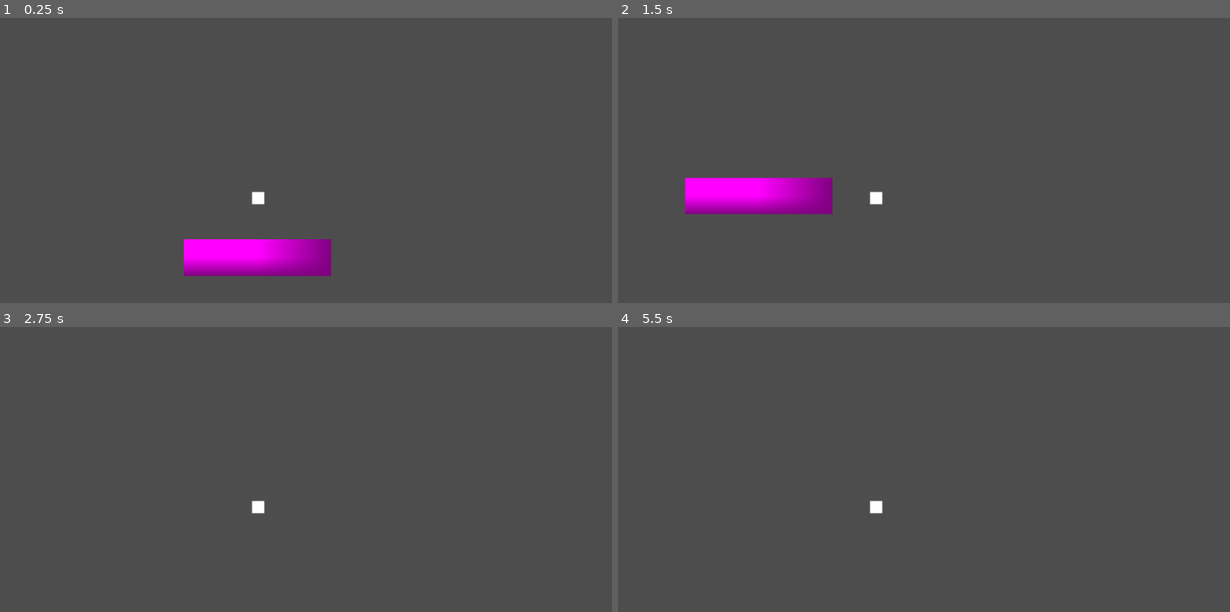
Above: before the commit, frames 1-4 (two rows, left to right).
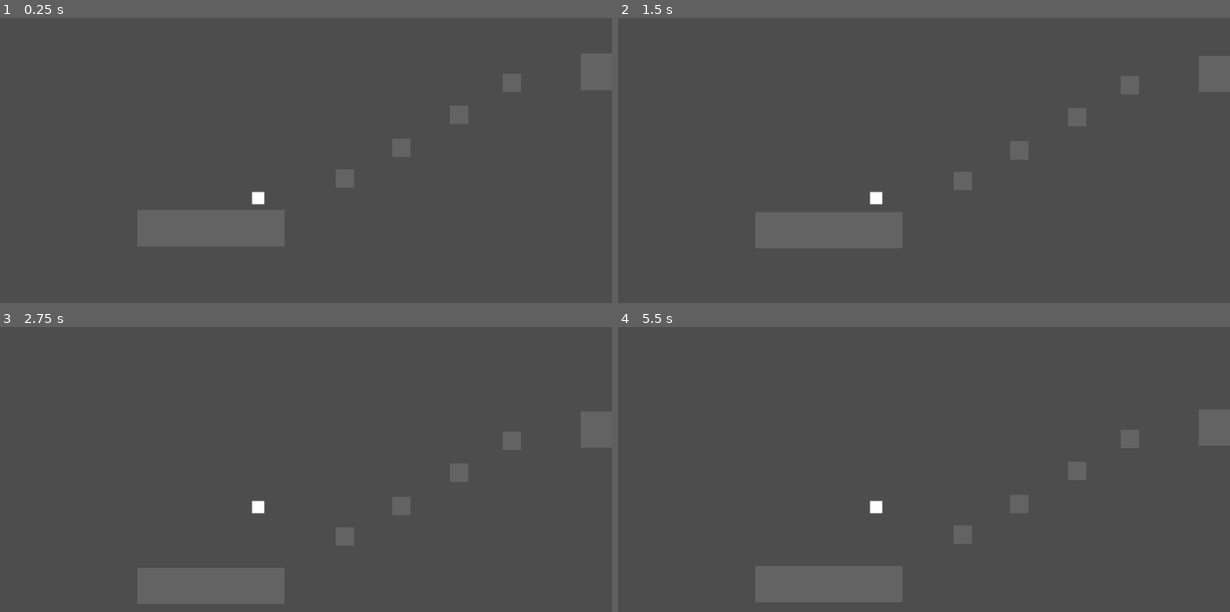
Above: after the commit, the same moments.

Repository: 1Am0/Shiba-Project
Game: Godot game, scene res://MainScene.tscn
Two runs of this game, one before a commit and one after it. Both use one fixed random seed, a clock stepped at 60 frames per second and the inputs below.
Inputs:
- Up to frame 1 (0.25 s): no input
- Up to frame 2 (1.5 s): tap Enter at 0.5 s; hold Space 0.53-1.28 s; hold Right (ui_right) from 0.53 s (still down); tap Space at 1.35 s
- Up to frame 3 (2.75 s): tap Space at 1.52, 1.82 s; release Right (ui_right) at 2.03 s; hold Left (ui_left) from 2.03 s (still down); hold Space from 2.03 s (still down)
- Up to frame 4 (5.5 s): release Left (ui_left) at 2.78 s; release Space at 2.78 s; hold Right (ui_right) 2.78-4.28 s; tap Space at 2.85, 3.02, 3.32, 4.35, 4.52, 4.82 s; hold Space 3.53-4.28 s; hold Left (ui_left) 4.28-5.03 s; hold Right (ui_right) from 5.03 s (still down); hold Space from 5.03 s (still down)

The runs differ from the first frame. In frame 1, 3.2% of the frame differs, in the area x 29-55%, y 77-91%; in frame 2, 3.1%; in frame 3, less than 0.1%; in frame 4, less than 0.1%.

Commit message:
Add multiple platforms and bouncy surface to scene
Expanded MainScene with several new platforms and a bouncy surface, replacing Sprite2D with ColorRect for platform visuals. Updated PlatformerMovement.gd to support coyote time, jump buffering, and special bounce logic for bouncy surfaces, improving jump feel and platforming mechanics.

Diff:
--- a/MainScene.tscn
+++ b/MainScene.tscn
@@ -1,12 +1,10 @@
-[gd_scene load_steps=5 format=3 uid="uid://ckoevgt6aveid"]
+[gd_scene load_steps=4 format=3 uid="uid://ckoevgt6aveid"]
 
 [ext_resource type="Script" uid="uid://bam366uhueexc" path="res://PlatformerMovement.gd" id="1_3mqji"]
 
 [sub_resource type="RectangleShape2D" id="RectangleShape2D_rpqi1"]
 
 [sub_resource type="RectangleShape2D" id="RectangleShape2D_uxrcv"]
-
-[sub_resource type="PlaceholderTexture2D" id="PlaceholderTexture2D_3mqji"]
 
 [node name="Node2D" type="Node2D"]
 
@@ -28,13 +26,158 @@
 scale = Vector2(0.499, 0.5)
 
 [node name="Floor" type="StaticBody2D" parent="."]
-position = Vector2(385, 227)
+position = Vector2(309, 179)
 scale = Vector2(12, 2.96)
 
 [node name="CollisionShape2D" type="CollisionShape2D" parent="Floor"]
 shape = SubResource("RectangleShape2D_uxrcv")
 
-[node name="Sprite2D" type="Sprite2D" parent="Floor"]
-position = Vector2(1.85966e-05, -8.10623e-06)
-scale = Vector2(20, 20)
-texture = SubResource("PlaceholderTexture2D_3mqji")
+[node name="ColorRect" type="ColorRect" parent="Floor"]
+offset_left = -10.0
+offset_top = -10.0
+offset_right = 30.0
+offset_bottom = 30.0
+scale = Vector2(0.499, 0.5)
+color = Color(0.389287, 0.389287, 0.389287, 1)
+
+[node name="Floor9" type="StaticBody2D" parent="."]
+position = Vector2(1813, -355)
+scale = Vector2(12, 2.96)
+
+[node name="CollisionShape2D" type="CollisionShape2D" parent="Floor9"]
+shape = SubResource("RectangleShape2D_uxrcv")
+
+[node name="ColorRect" type="ColorRect" parent="Floor9"]
+offset_left = -10.0
+offset_top = -10.0
+offset_right = 30.0
+offset_bottom = 30.0
+scale = Vector2(0.499, 0.5)
+color = Color(0.389287, 0.389287, 0.389287, 1)
+
+[node name="Floor6" type="StaticBody2D" parent="."]
+position = Vector2(1031, -76)
+scale = Vector2(12, 2.96)
+
+[node name="CollisionShape2D" type="CollisionShape2D" parent="Floor6"]
+shape = SubResource("RectangleShape2D_uxrcv")
+
+[node name="ColorRect" type="ColorRect" parent="Floor6"]
+offset_left = -10.0
+offset_top = -10.0
+offset_right = 30.0
+offset_bottom = 30.0
+scale = Vector2(0.499, 0.5)
+color = Color(0.389287, 0.389287, 0.389287, 1)
+
+[node name="Floor2" type="StaticBody2D" parent="."]
+position = Vector2(527, 98)
+scale = Vector2(1.5, 1.5)
+
+[node name="CollisionShape2D" type="CollisionShape2D" parent="Floor2"]
+shape = SubResource("RectangleShape2D_uxrcv")
+
+[node name="ColorRect" type="ColorRect" parent="Floor2"]
+offset_left = -10.0
+offset_top = -10.0
+offset_right = 30.0
+offset_bottom = 30.0
+scale = Vector2(0.499, 0.5)
+color = Color(0.389287, 0.389287, 0.389287, 1)
+
+[node name="Floor7" type="StaticBody2D" parent="."]
+position = Vector2(1430, -263)
+scale = Vector2(1.5, 1.5)
+
+[node name="CollisionShape2D" type="CollisionShape2D" parent="Floor7"]
+shape = SubResource("RectangleShape2D_uxrcv")
+
+[node name="ColorRect" type="ColorRect" parent="Floor7"]
+offset_left = -10.0
+offset_top = -10.0
+offset_right = 30.0
+offset_bottom = 30.0
+scale = Vector2(0.499, 0.5)
+color = Color(0.389287, 0.389287, 0.389287, 1)
+
+[node name="Floor8" type="StaticBody2D" parent="."]
+position = Vector2(1569, -312)
+scale = Vector2(1.5, 1.5)
+
+[node name="CollisionShape2D" type="CollisionShape2D" parent="Floor8"]
+shape = SubResource("RectangleShape2D_uxrcv")
+
+[node name="ColorRect" type="ColorRect" parent="Floor8"]
+offset_left = -10.0
+offset_top = -10.0
+offset_right = 30.0
+offset_bottom = 30.0
+scale = Vector2(0.499, 0.5)
+color = Color(0.389287, 0.389287, 0.389287, 1)
+
+[node name="Floor4" type="StaticBody2D" parent="."]
+position = Vector2(713, -6)
+scale = Vector2(1.5, 1.5)
+
+[node name="CollisionShape2D" type="CollisionShape2D" parent="Floor4"]
+shape = SubResource("RectangleShape2D_uxrcv")
+
+[node name="ColorRect" type="ColorRect" parent="Floor4"]
+offset_left = -10.0
+offset_top = -10.0
+offset_right = 30.0
+offset_bottom = 30.0
+scale = Vector2(0.499, 0.5)
+color = Color(0.389287, 0.389287, 0.389287, 1)
+
+[node name="Floor5" type="StaticBody2D" parent="."]
+position = Vector2(799, -58)
+scale = Vector2(1.5, 1.5)
+
+[node name="CollisionShape2D" type="CollisionShape2D" parent="Floor5"]
+shape = SubResource("RectangleShape2D_uxrcv")
+
+[node name="ColorRect" type="ColorRect" parent="Floor5"]
+offset_left = -10.0
+offset_top = -10.0
+offset_right = 30.0
+offset_bottom = 30.0
+scale = Vector2(0.499, 0.5)
+color = Color(0.389287, 0.389287, 0.389287, 1)
+
+[node name="Floor3" type="StaticBody2D" parent="."]
+position = Vector2(619, 48)
+scale = Vector2(1.5, 1.5)
+
+[node name="CollisionShape2D" type="CollisionShape2D" parent="Floor3"]
+shape = SubResource("RectangleShape2D_uxrcv")
+
+[node name="ColorRect" type="ColorRect" parent="Floor3"]
+offset_left = -10.0
+offset_top = -10.0
+offset_right = 30.0
+offset_bottom = 30.0
+scale = Vector2(0.499, 0.5)
+color = Color(0.389287, 0.389287, 0.389287, 1)
+
+[node name="Bounce" type="StaticBody2D" parent="." groups=["Bouncy"]]
+position = Vector2(1302, -56)
+scale = Vector2(1.22579, -1.21472)
+
+[node name="CollisionShape2D" type="CollisionShape2D" parent="Bounce"]
+shape = SubResource("RectangleShape2D_uxrcv")
+
+[node name="ColorRect" type="ColorRect" parent="Bounce"]
+offset_left = -10.0
+offset_top = -10.0
+offset_right = 30.0
+offset_bottom = 30.0
+scale = Vector2(0.499, 0.5)
+color = Color(0.0682298, 0, 0.87264, 1)
+
+[node name="RichTextLabel" type="RichTextLabel" parent="."]
+offset_left = 2026.0
+offset_top = -483.0
+offset_right = 2226.0
+offset_bottom = -403.0
+text = "All for Now :)"
--- a/PlatformerMovement.gd
+++ b/PlatformerMovement.gd
@@ -4,22 +4,67 @@
 var speed = 200
 var jump_velocity = -400
 var gravity = 900
+var bounce_velocity = -700  # stronger jump for bouncy surfaces
+
+# Extra jump feel
+var coyote_time = 0.08          # seconds you can still jump after leaving floor
+var jump_buffer_time = 0.08     # seconds a jump input is remembered before landing
+
+# Internal timers
+var coyote_timer = 0.0
+var jump_buffer_timer = 0.0
 
 func _physics_process(delta):
-	var velocity = self.velocity  # CharacterBody2D has a built-in velocity
+	var velocity = self.velocity
 
 	# Apply gravity
-	if not is_on_floor():
+	if not is_on_floor_excluding_bouncy():
 		velocity.y += gravity * delta
 
-	# Left / Right movement
-	var input_direction = Input.get_action_strength("ui_right") - Input.get_action_strength("ui_left")
+	# Update timers
+	if is_on_floor_excluding_bouncy():
+		coyote_timer = coyote_time
+	else:
+		coyote_timer = max(coyote_timer - delta, 0.0)
+
+	jump_buffer_timer = max(jump_buffer_timer - delta, 0.0)
+
+	# Left / Right movement (A/D)
+	var input_direction = 0
+	if Input.is_key_pressed(KEY_A):
+		input_direction -= 1
+	if Input.is_key_pressed(KEY_D):
+		input_direction += 1
 	velocity.x = input_direction * speed
 
-	# Jump
-	if Input.is_action_just_pressed("ui_up") and is_on_floor():
+	# Register jump input (buffer)
+	if Input.is_key_pressed(KEY_SPACE):
+		jump_buffer_timer = jump_buffer_time
+
+	# Jump if buffer + coyote overlap
+	if jump_buffer_timer > 0.0 and coyote_timer > 0.0:
 		velocity.y = jump_velocity
+		jump_buffer_timer = 0.0
+		coyote_timer = 0.0
 
 	# Move the character
 	self.velocity = velocity
 	move_and_slide()
+
+	# Bounce check (always allowed, independent of ground logic)
+	for i in range(get_slide_collision_count()):
+		var collision = get_slide_collision(i)
+		var collider = collision.get_collider()
+		if collider.is_in_group("Bouncy"):
+			self.velocity.y = bounce_velocity
+
+
+# --- Custom floor check that ignores Bouncy surfaces ---
+func is_on_floor_excluding_bouncy() -> bool:
+	if not is_on_floor():
+		return false
+	for i in range(get_slide_collision_count()):
+		var collision = get_slide_collision(i)
+		if collision.get_collider().is_in_group("Bouncy"):
+			return false
+	return true
